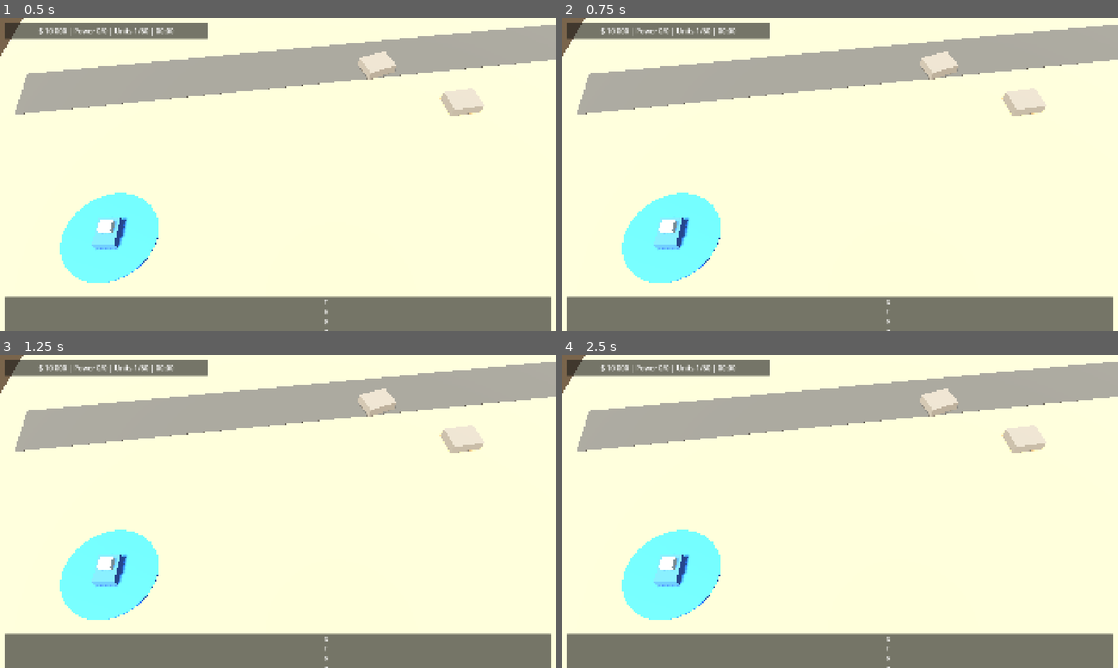
Above: before the commit, frames 1-4 (two rows, left to right).
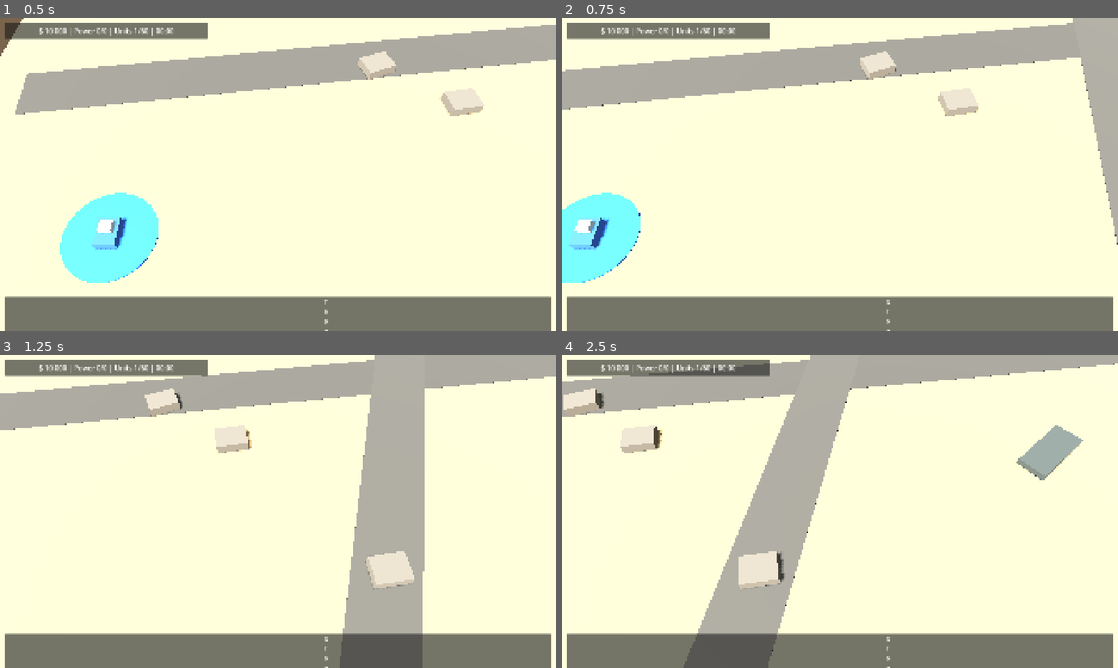
Above: after the commit, the same moments.

Repository: Unnamed00000/Mobile-Generals
Game: Godot game, scene res://scenes/match/match.tscn
Same seed, same stepped clock (60 frames per second), same inputs: the game is played once before the commit and once after it.
Inputs (mouse positions are in pixels of both pictures, inside the frame that each line leads up to):
- Up to frame 1 (0.5 s): no input
- Up to frame 2 (0.75 s): tap Enter at 0.5 s; move the mouse to (962, 158) at 0.52 s; hold D from 0.53 s (still down); tap 1 at 0.6 s; click (962, 158) at 0.67 s
- Up to frame 3 (1.25 s): keep holding D
- Up to frame 4 (2.5 s): release D at 1.25 s; drag from (728, 527) to (812, 574) at 1.27 s; tap Space at 2 s; move the mouse to (895, 442) at 2.02 s; hold D from 2.03 s (still down); tap 0 at 2.1 s; click (895, 442) at 2.17 s

Frame 1 is identical in both runs. In frame 2, 15% of the frame differs, in the area x 0-100%, y 0-85%; in frame 3, 27%; in frame 4, 33%, in the area x 0-100%, y 0-100%.

Commit message:
Add desktop camera panning controls

Diff:
--- a/scripts/camera/rts_camera.gd
+++ b/scripts/camera/rts_camera.gd
@@ -4,6 +4,9 @@
 @export var map_half_extents := Vector2(60.0, 40.0)
 @export var pan_speed := 0.035
 @export var mouse_pan_speed := 0.08
+@export var edge_pan_speed := 30.0
+@export var keyboard_pan_speed := 34.0
+@export var edge_pan_margin := 28.0
 @export var min_zoom := 18.0
 @export var max_zoom := 48.0
 @export var zoom_step := 2.5
@@ -19,6 +22,14 @@
 	position = Vector3(-28.0, 0.0, 18.0)
 	camera.position = Vector3(0.0, 0.0, 34.0)
 	_clamp_to_map()
+
+func _process(delta: float) -> void:
+	var keyboard_direction: Vector2 = _keyboard_pan_direction()
+	var edge_direction: Vector2 = _edge_pan_direction()
+	if keyboard_direction.length_squared() > 0.0:
+		_pan_by_screen_direction(keyboard_direction.normalized(), keyboard_pan_speed * delta)
+	if edge_direction.length_squared() > 0.0:
+		_pan_by_screen_direction(edge_direction.normalized(), edge_pan_speed * delta)
 
 func get_camera() -> Camera3D:
 	return camera
@@ -70,13 +81,18 @@
 		_zoom_by(zoom_step)
 
 func _pan_by_pixels(pixel_delta: Vector2, speed: float) -> void:
-	var zoom_factor := camera.position.z / max_zoom
-	var right := global_transform.basis.x
-	var forward := -global_transform.basis.z
+	var zoom_factor: float = camera.position.z / max_zoom
+	_pan_world((-pixel_delta.x) * speed * maxf(0.45, zoom_factor), (-pixel_delta.y) * speed * maxf(0.45, zoom_factor))
+
+func _pan_by_screen_direction(screen_direction: Vector2, distance: float) -> void:
+	_pan_world(screen_direction.x * distance, screen_direction.y * distance)
+
+func _pan_world(right_amount: float, forward_amount: float) -> void:
+	var right: Vector3 = global_transform.basis.x
+	var forward: Vector3 = -global_transform.basis.z
 	forward.y = 0.0
 	forward = forward.normalized()
-
-	position += ((-right * pixel_delta.x) + (-forward * pixel_delta.y)) * speed * max(0.45, zoom_factor)
+	position += (right * right_amount) + (forward * forward_amount)
 	_clamp_to_map()
 
 func _zoom_by(amount: float) -> void:
@@ -85,3 +101,33 @@
 func _clamp_to_map() -> void:
 	position.x = clampf(position.x, -map_half_extents.x, map_half_extents.x)
 	position.z = clampf(position.z, -map_half_extents.y, map_half_extents.y)
+
+func _keyboard_pan_direction() -> Vector2:
+	var direction: Vector2 = Vector2.ZERO
+	if Input.is_key_pressed(KEY_A) or Input.is_key_pressed(KEY_LEFT):
+		direction.x -= 1.0
+	if Input.is_key_pressed(KEY_D) or Input.is_key_pressed(KEY_RIGHT):
+		direction.x += 1.0
+	if Input.is_key_pressed(KEY_W) or Input.is_key_pressed(KEY_UP):
+		direction.y += 1.0
+	if Input.is_key_pressed(KEY_S) or Input.is_key_pressed(KEY_DOWN):
+		direction.y -= 1.0
+	return direction
+
+func _edge_pan_direction() -> Vector2:
+	var viewport_rect: Rect2 = get_viewport().get_visible_rect()
+	var viewport_size: Vector2 = viewport_rect.size
+	var mouse_position: Vector2 = get_viewport().get_mouse_position()
+	var direction: Vector2 = Vector2.ZERO
+
+	if mouse_position.x <= edge_pan_margin:
+		direction.x -= 1.0
+	elif mouse_position.x >= viewport_size.x - edge_pan_margin:
+		direction.x += 1.0
+
+	if mouse_position.y <= edge_pan_margin:
+		direction.y += 1.0
+	elif mouse_position.y >= viewport_size.y - edge_pan_margin:
+		direction.y -= 1.0
+
+	return direction
